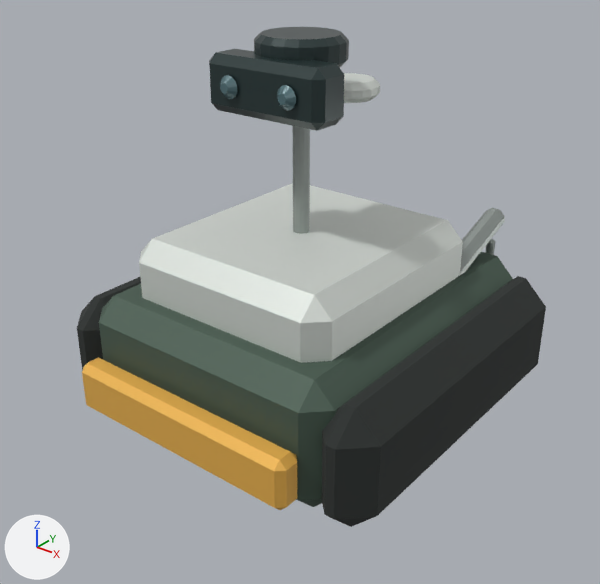
An edit to the glTF model public/assets/models/fieldvision-inspection-robot.glb, drawn before and after from the same camera.
One viewpoint serves both versions: a 50 mm camera at (2.03, -2.64, 2.23) aimed at (0.02, -0.13, 0.67). Lighting does not change. The marker at lower left points along +X, +Y and +Z. The first picture is the older version. Where no turn or scale is listed for an object, it has been applied to the vertices.

Names of what the first picture shows: 'Lidar', 'ProbeArm', 'RTKAntenna', 'RobotBase', 'RobotTop', 'SafetyBumper', 'SensorMast', 'StereoCamera', 'TrackBelt_-0.67', 'TrackBelt_0.67' and 3 more.
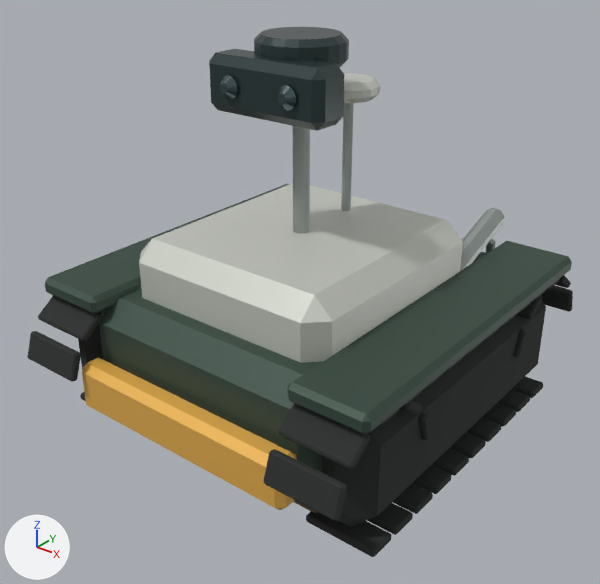
Pixel boxes [x1, y1, x2, y2] of what changed, in the pictures (600 x 584 px):
'TrackGuard_0.67', added
    after: [288, 241, 572, 435]
'TrackPads_0.67', added (black)
    after: [264, 275, 573, 557]
'TrackGuard_-0.67', added
    after: [45, 184, 290, 314]
'TrackPads_-0.67', added (black)
    after: [28, 296, 102, 401]
'RTKBracket', added
    after: [341, 103, 354, 211]
'RobotMudBand', added (mostly hidden)
    after: [294, 500, 317, 513]
'TrackBelt_-0.67', unchanged, covered by the edit
    before: [77, 277, 141, 370]
    after: [78, 312, 103, 370]

What the commit changed:
Material 'Dried mud' (mat_dried_mud) is new.
Its base color is (0.135, 0.1, 0.065) (brown #675948).
Its roughness is 0.98.
Mesh me_cube_104 is new.
It has 720 vertices, 1320 faces and spans x -0.16..0.16, y -0.3..1.62, z -0.02..0.58.
It uses material mat_machine_rubber (black #292d2b).
Mesh me_cube_134 is new.
It has 24 vertices, 44 faces and spans x -0.17..0.17, y -0.82..0.82, z -0.04..0.04.
It uses material mat_agri_dark (greyish green #3c5045).
Mesh me_cylinder_065 is new.
It has 60 vertices, 116 faces and spans x -0.021..0.021, y -0.02..0.02, z -0.28..0.28.
It uses material mat_machine_steel (grey #a2aaa6).
Mesh me_cube_102 is new.
It has 24 vertices, 44 faces and spans x -0.6..0.6, y -0.76..0.76, z -0.08..0.08.
It uses material mat_dried_mud (brown #675948).
Object 'TrackPads_-0.67' (ob_trackpads__0_67) is new; it shows me_cube_104.
Its parent is ob_trackright.
Its location is (-0.67, -0.66, 0.0985).
Object 'TrackGuard_-0.67' (ob_trackguard__0_67) is new; it shows me_cube_134.
Its parent is ob_trackright.
Its location is (-0.67, 0.0, 0.7).
Object 'TrackPads_0.67' (ob_trackpads_0_67) is new; it shows me_cube_104.
Its parent is ob_trackleft.
Its location is (0.67, -0.66, 0.0985).
Object 'TrackGuard_0.67' (ob_trackguard_0_67) is new; it shows me_cube_134.
Its parent is ob_trackleft.
Its location is (0.67, 0.0, 0.7).
Object 'RTKBracket' (ob_rtkbracket) is new; it shows me_cylinder_065.
Its location is (0.0, 0.22, 1.2).
Object 'RobotMudBand' (ob_robotmudband) is new; it shows me_cube_102.
Its location is (0.0, 0.0, 0.24).
